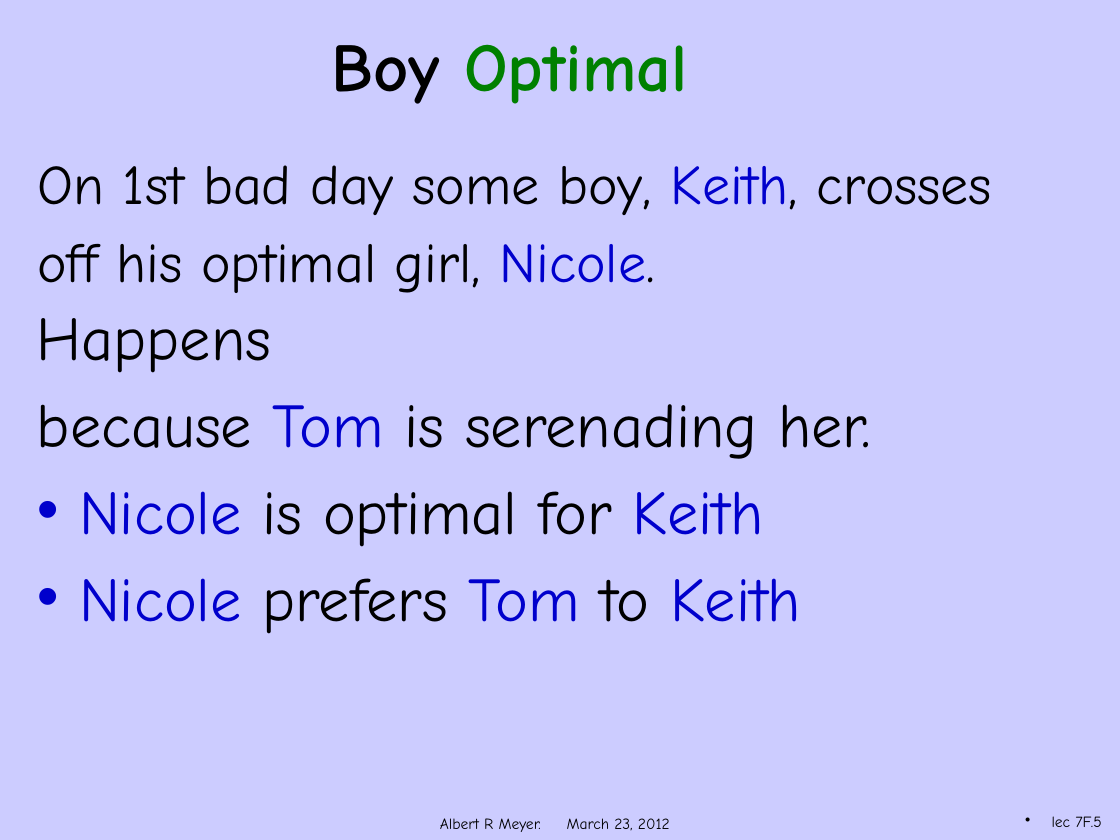
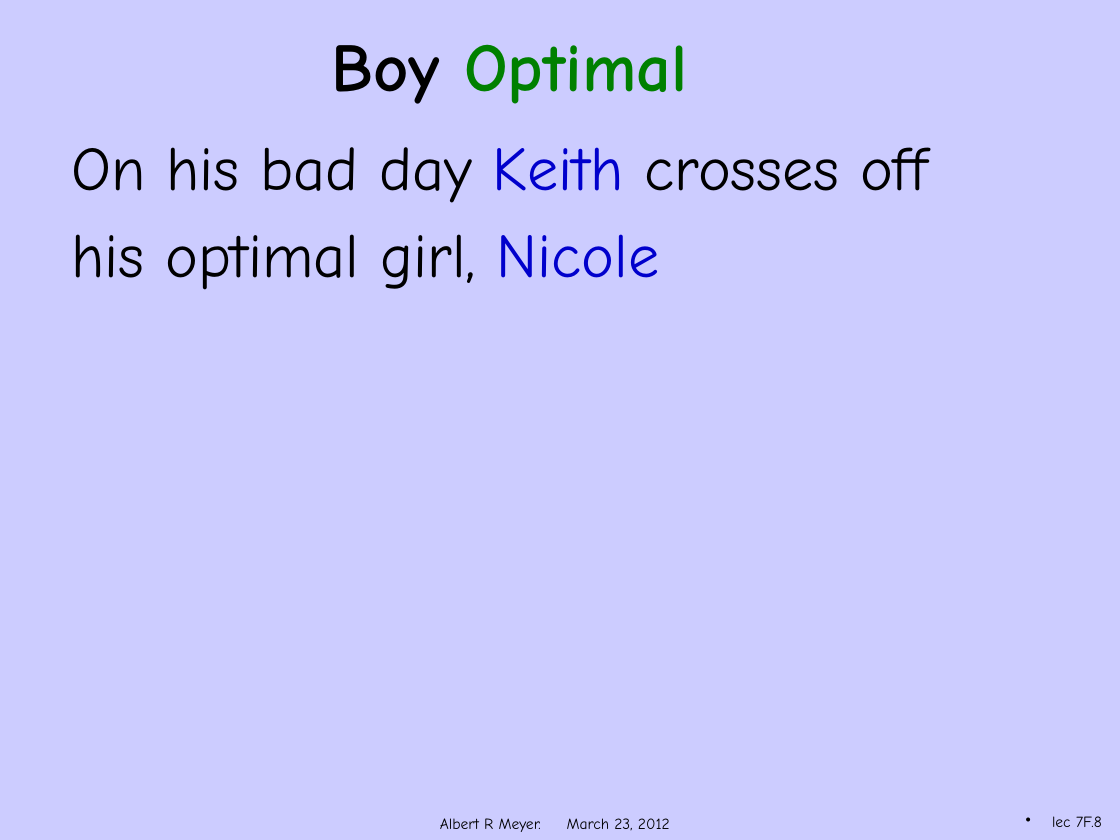
Before and after one commit to armeyer/mcs_web, a slide deck: slide 8 of spring12/slidesS12/stable-optimal.pptx (slide 5 before the commit). Drawn at 1120x840 pixels with LibreOffice and Linux fonts; fonts in the diff are those of the drawing; background and template pictures are left out. Boxes give left, top, right and bottom in pixels: in the first picture for what was removed or moved away, otherwise in the second. Text is boxed around its words. In the diff, an @@ line names an element or a change of style, - is before the commit and + after.

```diff
--- a/spring12/slidesS12/stable-optimal.pptx
+++ b/spring12/slidesS12/stable-optimal.pptx
@@ text at (71,147,927,290): text changed; size 36 to 40 pt @@
-On 1st bad day some boy, Keith, crosses
-off his optimal girl, Nicole.
+On his bad day Keith crosses off
+his optimal girl, Nicole
@@ text removed at (37,318,870,634) @@
-Happens
-because Tom is serenading her.
-• Nicole is optimal for Keith
-• Nicole prefers Tom to Keith
@@ page number at (1052,816,1102,827): text changed @@
-lec 7F.5
+lec 7F.8
```
Also in this commit, not shown: 2 other slides changed, 5 slides added.
